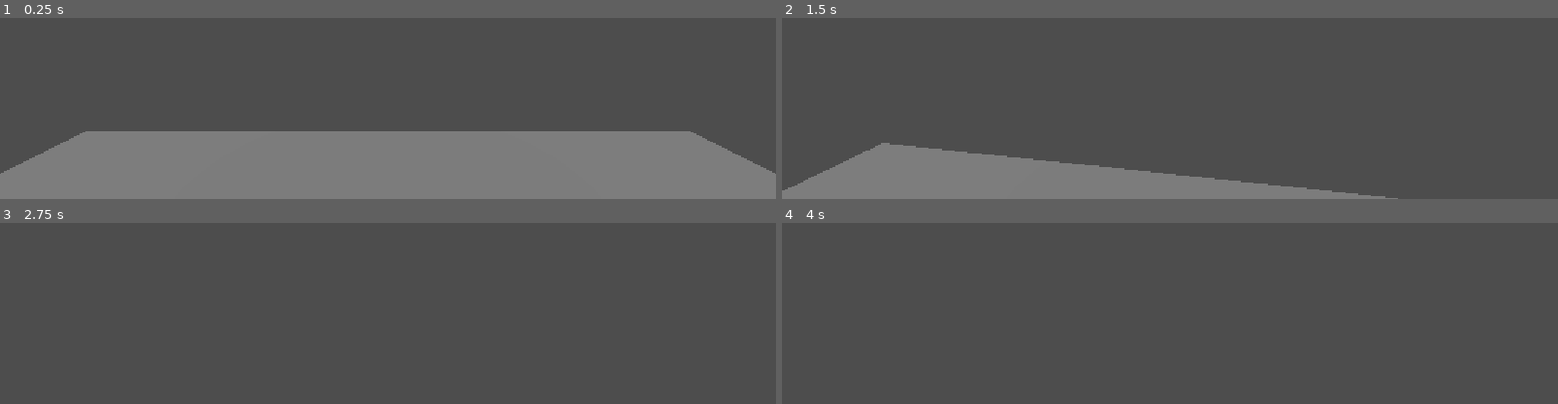
Above: before the commit, frames 1-4 (two rows, left to right).
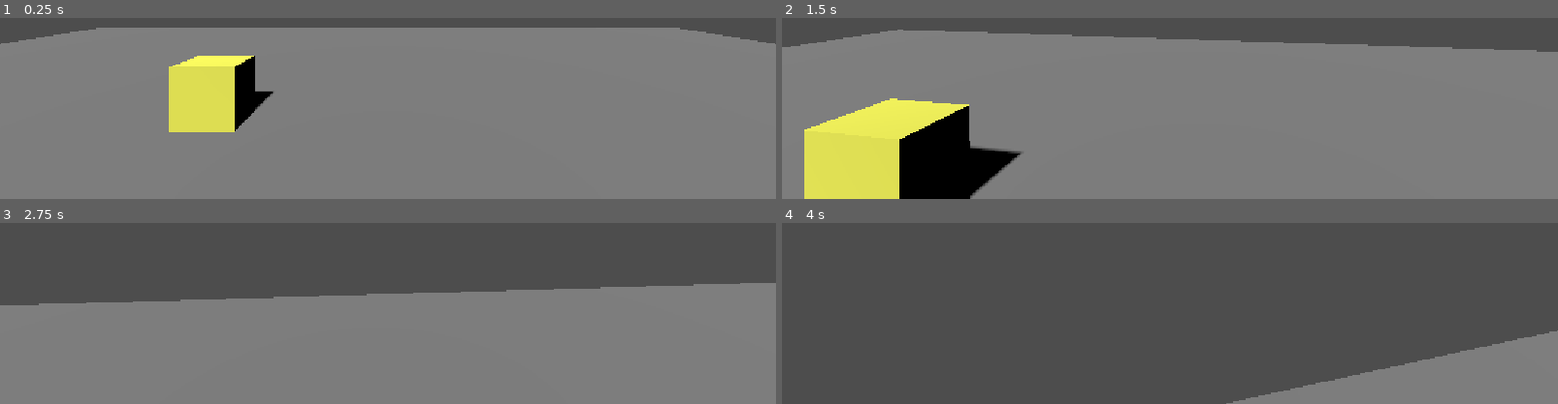
Above: after the commit, the same moments.

Repository: santiagotafur2026/ultimo-turno
Game: Godot game, scene res://main.tscn
The game is run twice, just before and just after one commit, with the same random seed, the same clock (stepped at 60 frames per second) and the same inputs.
Inputs (mouse positions are in pixels of both pictures, inside the frame that each line leads up to):
- Up to frame 1 (0.25 s): no input
- Up to frame 2 (1.5 s): move the mouse to (outside the picture) at 0.52 s; press the mouse at (outside the picture) at 0.53 s; hold W (move_up) from 0.53 s (still down); move the mouse to (outside the picture) at 1.27 s; release the mouse at (outside the picture) at 1.28 s; right-click (outside the picture) at 1.35 s
- Up to frame 3 (2.75 s): keep holding W (move_up); click (outside the picture) at 1.55 s; move the mouse to (outside the picture) at 2.02 s; hold Shift (correr) from 2.03 s (still down); click (outside the picture) at 2.3 s
- Up to frame 4 (4 s): keep holding W (move_up); move the mouse to (outside the picture) at 2.77 s; release Shift (correr) at 2.78 s; click (outside the picture) at 2.85 s; move the mouse to (outside the picture) at 3.52 s; press the mouse at (outside the picture) at 3.53 s

The runs differ from the first frame. In frame 1, 59% of the frame differs, in the area x 0-100%, y 5-87%; in frame 2, 81%, in the area x 0-100%, y 6-100%; in frame 3, 61%; in frame 4, 8.8%.

Commit message:
Añadir funcion bajar calor

Diff:
--- a/interactuar.gd
+++ b/interactuar.gd
@@ -1,28 +1,40 @@
 extends Node
 
-@onready var pj = get_parent() as CharacterBody3D
+@export var tecla = "enfriar"
+@export var alcance = 1.5
+@onready var pj = get_parent()
+var actual = null
 
 func _physics_process(delta):
-	if Engine.get_physics_frames() % 30 == 0:
-		var obj = mas_cercano()
-		if obj == null:
-			print("no hay nada en el grupo interactivos")
-		else:
-			var d = snappedf(distancia_a(obj), 0.01)
-			print("más cercano: ", obj.name, " a ", d, " m")
+	var obj = mas_cercano()
+
+	# Si no presiona la tecla o no hay objeto, se detiene
+	if not Input.is_action_pressed(tecla) or obj == null:
+		actual = null
+		return
+
+	if obj != actual:
+		actual = obj
+
+	if obj.has_method("enfriar"):
+		obj.enfriar(delta)
+		# Esto imprimirá cada 1 segundo, sin llenar la pantalla
+		if Engine.get_physics_frames() % 60 == 0:
+			print("Enfriando ", obj.name, " · Calor: ", snappedf(obj.calor, 0.1))
 
 func mas_cercano():
 	var mejor = null
+	var distancia_menor = alcance # Empezamos con el alcance máximo permitido
+
 	for obj in get_tree().get_nodes_in_group("interactivos"):
-		if mejor == null or distancia_a(obj) < distancia_a(mejor):
+		# Calculamos la distancia directamente aquí para evitar fallos
+		var dx = pj.global_position.x - obj.global_position.x
+		var dz = pj.global_position.z - obj.global_position.z
+		var d = sqrt(dx * dx + dz * dz)
+
+		# Si está dentro del alcance y es más cerca que el anterior
+		if d <= distancia_menor:
 			mejor = obj
+			distancia_menor = d # Actualizamos la distancia menor
+
 	return mejor
-
-func distancia_a(obj):
-	# Verificamos que ambos tengan posición global (que sean 3D)
-	if not pj is Node3D or not obj is Node3D:
-		return 9999.0 # Si no es 3D, lo mandamos lejos para que no lo elija
-
-	var a = Vector2(pj.global_position.x, pj.global_position.z)
-	var b = Vector2(obj.global_position.x, obj.global_position.z)
-	return a.distance_to(b)
--- a/main.tscn
+++ b/main.tscn
@@ -4,7 +4,7 @@
 [ext_resource type="Script" uid="uid://dfqesq0cjixqx" path="res://personaje.gd" id="2_0xm2m"]
 [ext_resource type="Script" uid="uid://c3qoojeln7dde" path="res://camara_primera.gd" id="2_h2yge"]
 [ext_resource type="Script" uid="uid://c5toiubar7f8n" path="res://interactuar.gd" id="4_lquwl"]
-[ext_resource type="Script" uid="uid://b0v53mngbfnx8" path="res://panel.gd" id="5_7mycd"]
+[ext_resource type="Script" uid="uid://c80mojbxmjab1" path="res://PANEL.gd" id="5_272bh"]
 
 [sub_resource type="BoxShape3D" id="BoxShape3D_uxa2c"]
 size = Vector3(30, 1, 30)
@@ -40,9 +40,13 @@
 &"walk": SubResource("Animation_0xm2m")
 }
 
-[sub_resource type="BoxMesh" id="BoxMesh_r6318"]
+[sub_resource type="StandardMaterial3D" id="StandardMaterial3D_lquwl"]
+albedo_color = Color(1, 1, 0.35686275, 1)
 
-[sub_resource type="BoxShape3D" id="BoxShape3D_bn13o"]
+[sub_resource type="BoxMesh" id="BoxMesh_uxa2c"]
+material = SubResource("StandardMaterial3D_lquwl")
+
+[sub_resource type="BoxShape3D" id="BoxShape3D_hchaj"]
 
 [node name="Main" type="Node3D" unique_id=1245618563]
 script = ExtResource("1_ig7tw")
@@ -58,7 +62,7 @@
 debug_color = Color(0.42024747, 0.47493756, 0.96540266, 0.41960785)
 
 [node name="MeshInstance3D" type="MeshInstance3D" parent="StaticBody3D" unique_id=504488516]
-transform = Transform3D(1, 0, 0, 0, 1, 0, 0, 0, 1, 0, -5, 0)
+transform = Transform3D(1, 0, 0, 0, 1, 0, 0, 0, 1, 0, 0.03821659, 0)
 mesh = SubResource("BoxMesh_hchaj")
 
 [node name="Camera3D" type="Camera3D" parent="." unique_id=733500645 node_paths=PackedStringArray("objetivo")]
@@ -81,7 +85,7 @@
 transform = Transform3D(-1, 0, -8.742278e-08, 0, 1, 0, 8.742278e-08, 0, -1, 0, 0, 0)
 
 [node name="MeshInstance3D" type="MeshInstance3D" parent="Personaje/Modelo" unique_id=83264983]
-transform = Transform3D(1, 0, 0, 0, 1, 0, 0, 0, 1, -0.58131355, -4.20942, -0.96136624)
+transform = Transform3D(1, 0, 0, 0, 1, 0, 0, 0, 1, -3.8225813, 1.4063113, -1.1721338)
 mesh = SubResource("CapsuleMesh_uxa2c")
 
 [node name="AnimationPlayer" type="AnimationPlayer" parent="Personaje/Modelo" unique_id=1329586828]
@@ -90,15 +94,50 @@
 [node name="Interactuar" type="Node" parent="Personaje" unique_id=843318033]
 script = ExtResource("4_lquwl")
 
-[node name="panel" type="StaticBody3D" parent="." unique_id=616691987 groups=["interactivos"]]
-script = ExtResource("5_7mycd")
+[node name="panel1" type="StaticBody3D" parent="." unique_id=1993623720 groups=["interactivos"]]
+transform = Transform3D(1, 0, 0, 0, 1, 0, 0, 0, 1, -0.83553517, 1.0510676, -1.1199257)
+script = ExtResource("5_272bh")
 
-[node name="MeshInstance3D" type="MeshInstance3D" parent="panel" unique_id=497206547]
-process_thread_group = 2
-process_thread_group_order = 0
-process_thread_messages = 0
-transform = Transform3D(1, 0, 0, 0, 1, 0, 0, 0, 1, 1.6379927, -0.18372798, 1.456602)
-mesh = SubResource("BoxMesh_r6318")
+[node name="MeshInstance3D" type="MeshInstance3D" parent="panel1" unique_id=667467723]
+transform = Transform3D(1, 0, 0, 0, 1, 0, 0, 0, 0.8847561, -1.9753264, 0, 0.27748728)
+mesh = SubResource("BoxMesh_uxa2c")
 
-[node name="CollisionShape3D" type="CollisionShape3D" parent="panel" unique_id=1199224444]
-shape = SubResource("BoxShape3D_bn13o")
+[node name="CollisionShape3D" type="CollisionShape3D" parent="panel1" unique_id=1294699092]
+transform = Transform3D(1, 0, 0, 0, 1, 0, 0, 0, 1, -1.9614843, -0.0150101185, 0.36846304)
+shape = SubResource("BoxShape3D_hchaj")
+
+[node name="panel3" type="StaticBody3D" parent="." unique_id=961389470 groups=["interactivos"]]
+transform = Transform3D(1, 0, 0, 0, 1, 0, 0, 0, 1, -0.83553517, 1.0957007, 7.5433097)
+script = ExtResource("5_272bh")
+
+[node name="MeshInstance3D" type="MeshInstance3D" parent="panel3" unique_id=1460544457]
+transform = Transform3D(1, 0, 0, 0, 1, 0, 0, 0, 0.8847561, -1.9753264, 0, 0.27748728)
+mesh = SubResource("BoxMesh_uxa2c")
+
+[node name="CollisionShape3D" type="CollisionShape3D" parent="panel3" unique_id=412281422]
+transform = Transform3D(1, 0, 0, 0, 1, 0, 0, 0, 1, -1.9614843, -0.0150101185, 0.36846304)
+shape = SubResource("BoxShape3D_hchaj")
+
+[node name="panel2" type="StaticBody3D" parent="." unique_id=1313676543 groups=["interactivos"]]
+transform = Transform3D(1.36, 0, 0, 0, 1.359, 0, 0, 0, 1, -0.95015657, 1.1260657, 3.0159419)
+script = ExtResource("5_272bh")
+
+[node name="MeshInstance3D" type="MeshInstance3D" parent="panel2" unique_id=1087414521]
+transform = Transform3D(1, 0, 0, 0, 1, 0, 0, 0, 1, -1.9753264, 0, 0.27748728)
+mesh = SubResource("BoxMesh_uxa2c")
+
+[node name="CollisionShape3D" type="CollisionShape3D" parent="panel2" unique_id=787185841]
+transform = Transform3D(1, 0, 0, 0, 1, 0, 0, 0, 1, -1.9614843, -0.0150101185, 0.36846304)
+shape = SubResource("BoxShape3D_hchaj")
+
+[node name="panel4" type="StaticBody3D" parent="." unique_id=368436904 groups=["interactivos"]]
+transform = Transform3D(1.0426005, 0, 0, 0, 1.0420878, 0, 0, 0, 0.7673696, -0.95015657, 1.0594807, -5.226932)
+script = ExtResource("5_272bh")
+
+[node name="MeshInstance3D" type="MeshInstance3D" parent="panel4" unique_id=1701635943]
+transform = Transform3D(1, 0, 0, 0, 1, 0, 0, 0, 1, -1.9753264, 0, 0.27748728)
+mesh = SubResource("BoxMesh_uxa2c")
+
+[node name="CollisionShape3D" type="CollisionShape3D" parent="panel4" unique_id=1897845023]
+transform = Transform3D(1, 0, 0, 0, 1, 0, 0, 0, 1, -1.9614843, -0.0150101185, 0.36846304)
+shape = SubResource("BoxShape3D_hchaj")
--- a/panel.gd
+++ b/panel.gd
@@ -1,4 +1,4 @@
-extends Node3D
+extends StaticBody3D
 var calor = 100.0
 
 func enfriar(delta):
--- a/project.godot
+++ b/project.godot
@@ -27,6 +27,11 @@
 "events": [Object(InputEventMouseButton,"resource_local_to_scene":false,"resource_name":"","device":-1,"window_id":0,"a …(258 unchanged characters)…
 ]
 }
+enfriar={
+"deadzone": 0.2,
+"events": [Object(InputEventMouseButton,"resource_local_to_scene":false,"resource_name":"","device":-1,"window_id":0,"alt_pressed":false,"shift_pressed":false,"ctrl_pressed":false,"meta_pressed":false,"button_mask":1,"position":Vector2(374, 23),"global_position":Vector2(383, 71),"factor":1.0,"button_index":1,"canceled":false,"pressed":true,"double_click":false,"script":null)
+]
+}
 
 [physics]
 
Not shown, changed: panel.gd.uid
